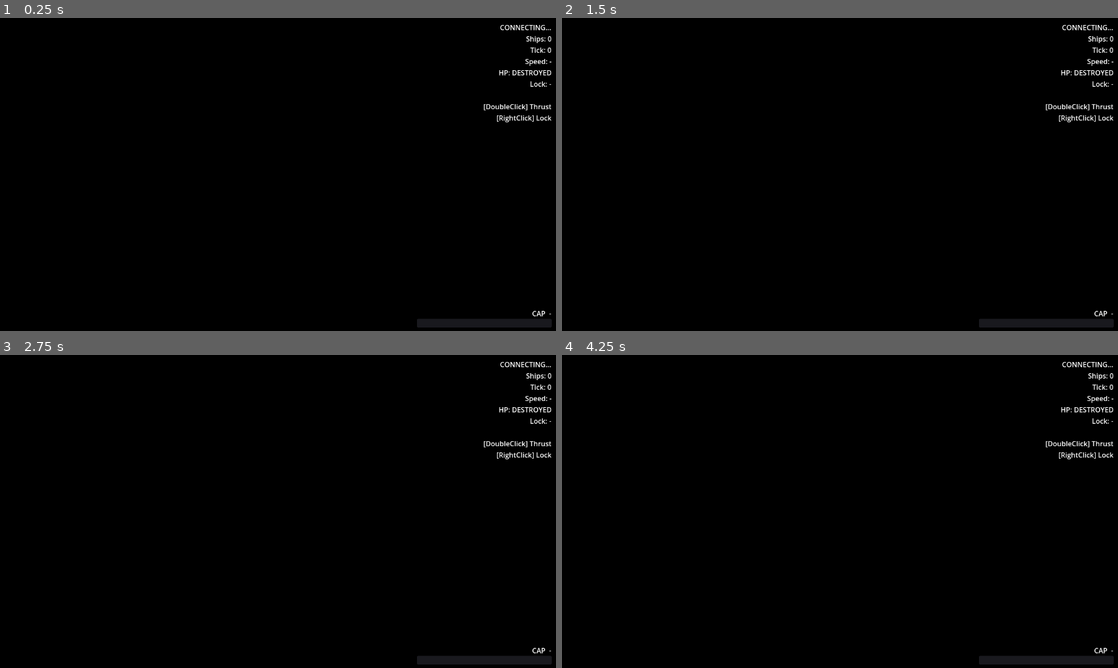
Above: before the commit, frames 1-4 (two rows, left to right).
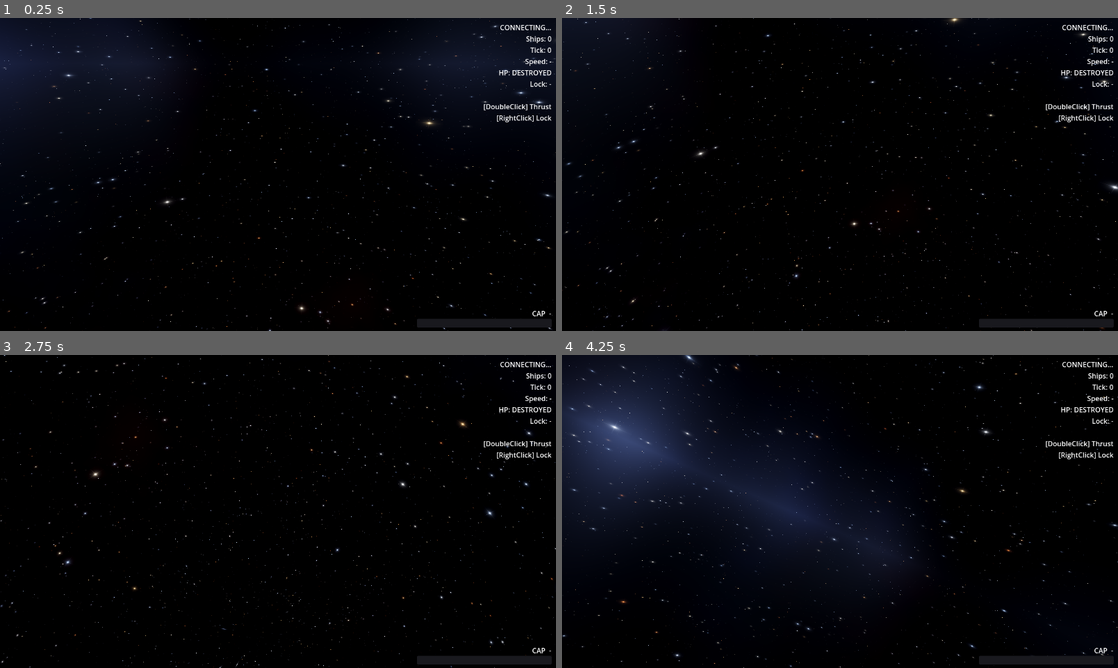
Above: after the commit, the same moments.

Repository: naoki-cpp/Dawn
Game: Godot game, scene res://scenes/main.tscn
The game is run twice, just before and just after one commit, with the same random seed, the same clock (stepped at 60 frames per second) and the same inputs.
Inputs (mouse positions are in pixels of both pictures, inside the frame that each line leads up to):
- Up to frame 1 (0.25 s): no input
- Up to frame 2 (1.5 s): tap Enter at 0.5 s; move the mouse to (962, 158) at 0.52 s; click (962, 158) at 0.67 s; drag from (728, 190) to (812, 237) at 1.27 s
- Up to frame 3 (2.75 s): move the mouse to (333, 442) at 2.02 s; click (333, 442) at 2.17 s
- Up to frame 4 (4.25 s): drag from (812, 574) to (673, 464) at 2.77 s; move the mouse to (1006, 558) at 3.52 s; click (1006, 558) at 3.67 s

The runs differ from the first frame. In frame 1, 15% of the frame differs, in the area x 0-100%, y 0-100%; in frame 2, 2.8%; in frame 3, 0.9%; in frame 4, 26%.

Commit message:
fix(godot): remove redefinition of built-in PI and TAU constants
Godot 4 shader language already defines PI and TAU as built-in
constants. Redefining them with 'const float' caused a silent
shader compilation failure, resulting in a completely black sky.

Co-Authored-By: Claude Sonnet 4.6 <noreply@anthropic.com>

Diff:
--- a/client/shaders/space_sky.gdshader
+++ b/client/shaders/space_sky.gdshader
@@ -30,12 +30,8 @@
 /// Deep-space ambient (keep very dark).
 uniform vec3  ambient_color     : source_color             = vec3(0.004, 0.003, 0.010);
 
-// ── Constants ─────────────────────────────────────────────────────────────────
-
-const float PI  = 3.14159265358979;
-const float TAU = 6.28318530717959;
-
 // ── Hash / Noise ──────────────────────────────────────────────────────────────
+// Note: PI and TAU are Godot 4 built-in shader constants — do not redefine them.
 
 float hash1(vec3 p) {
 	p  = fract(p * vec3(443.8975, 397.2973, 491.1871));
